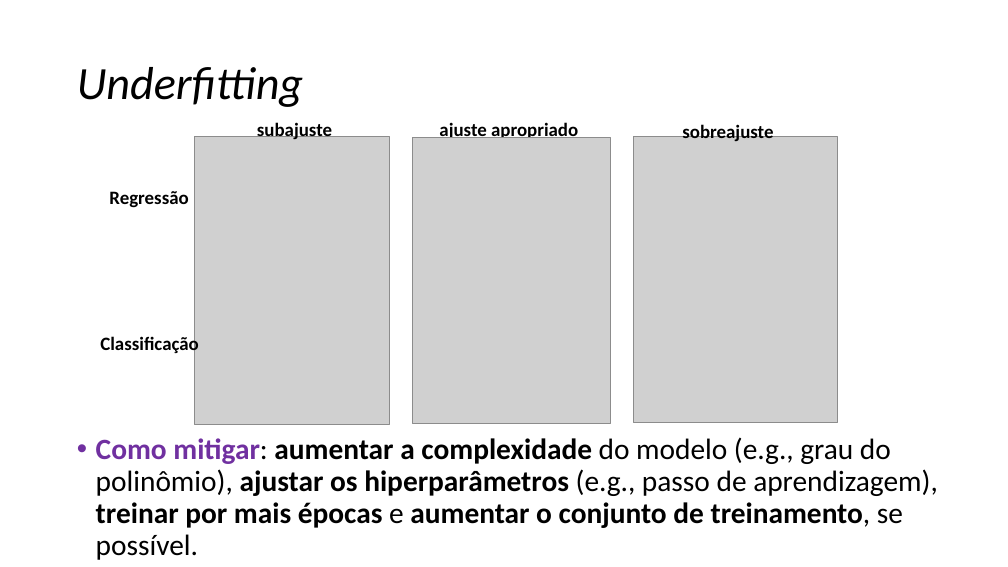
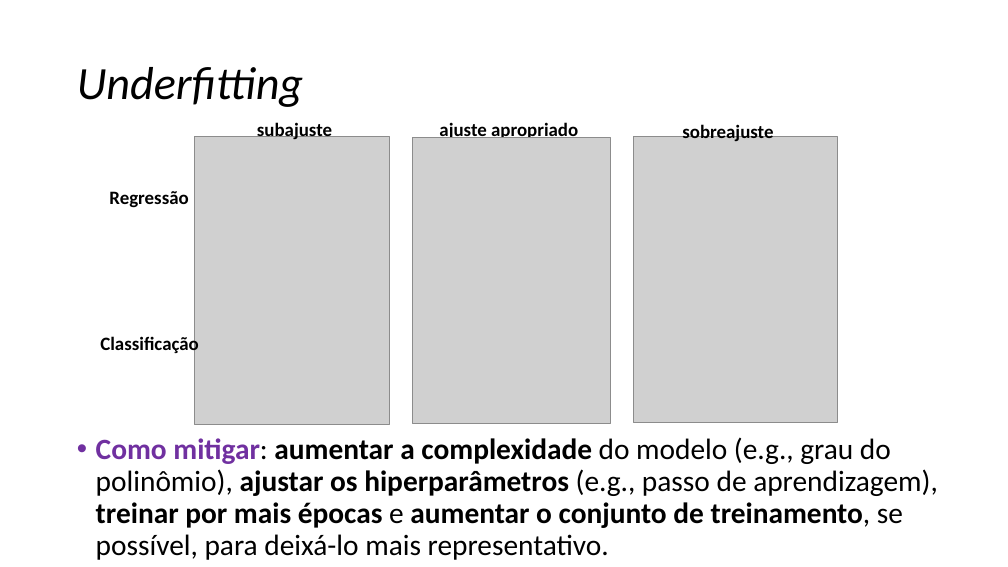
Before and after one commit to zz4fap/c24_inteligencia_artificial, a slide deck: slide 67 of slides/C24_Regressão.pptx. Drawn at 1008x567 pixels with LibreOffice and Linux fonts; fonts in the diff are those of the drawing; grey boxes stand for pictures. Boxes give left, top, right and bottom in pixels: in the first picture for what was removed or moved away, otherwise in the second. Text is boxed around its words. In the diff, an @@ line names an element or a change of style, - is before the commit and + after.

```diff
--- a/slides/C24_Regressão.pptx
+++ b/slides/C24_Regressão.pptx
@@ text at <box>96,437,938,560</box>: text changed @@
-• Como mitigar: aumentar a complexidade do modelo (e.g., grau do polinômio), ajustar os hiperparâmetros (e.g., passo de aprendizagem), treinar por mais épocas e aumentar o conjunto de treinamento, se possível.
+• Como mitigar: aumentar a complexidade do modelo (e.g., grau do polinômio), ajustar os hiperparâmetros (e.g., passo de aprendizagem), treinar por mais épocas e aumentar o conjunto de treinamento, se possível, para deixá-lo mais representativo.
```
Also in this commit, not shown: 11 other slides changed, 1 other file.
